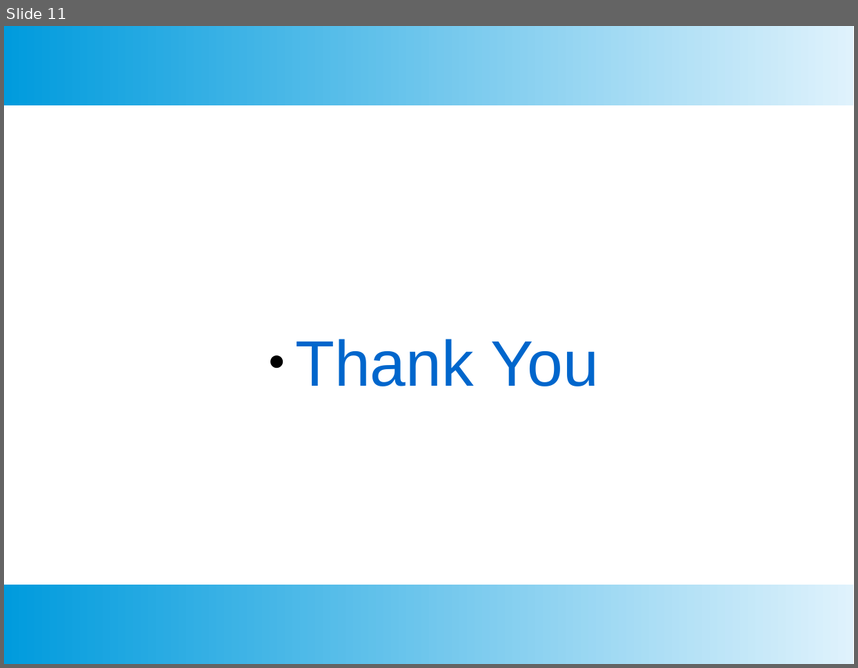
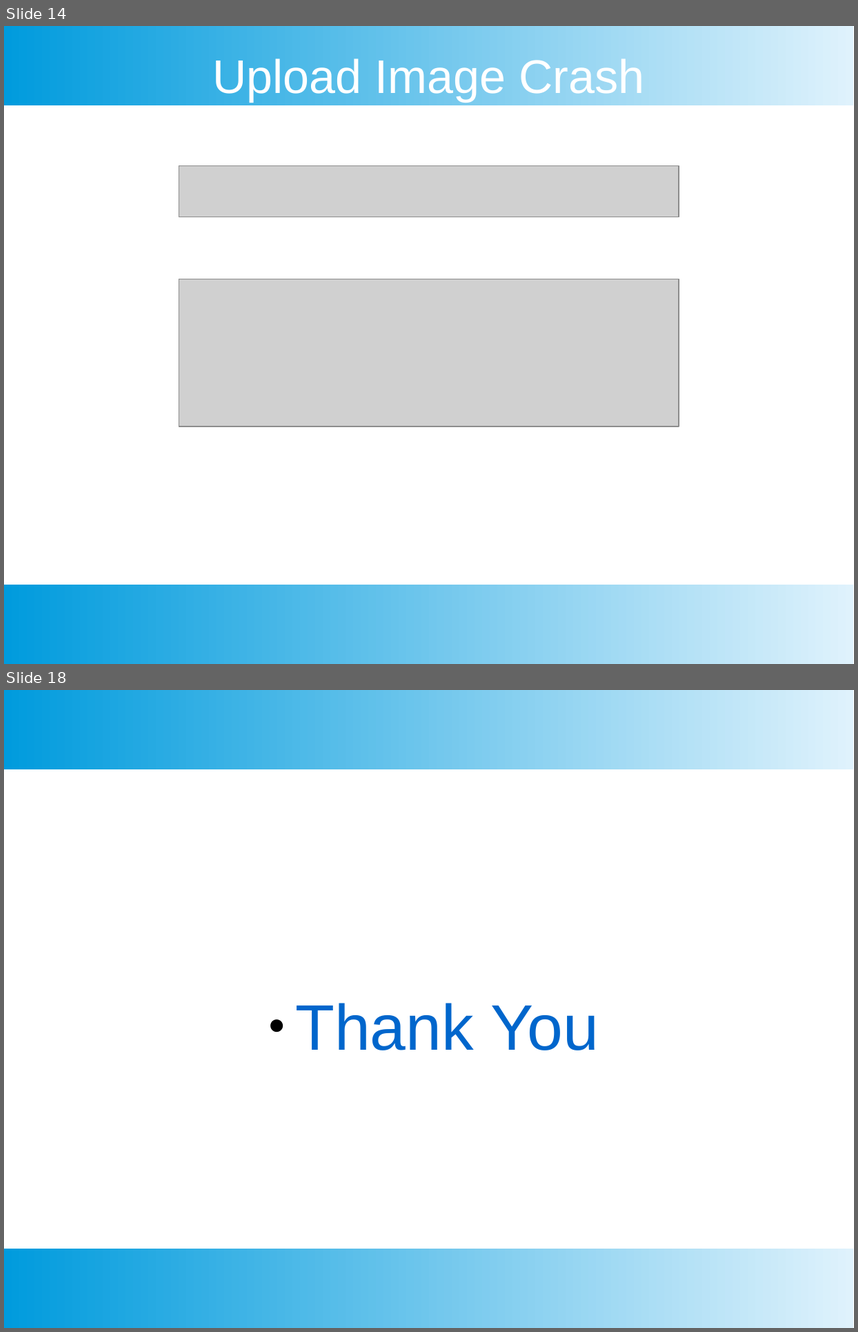
Before and after one commit to Dowens00/veteransmuseum, a slide deck: MiscFiles/Final Presentation V2.pptx. Shown one above the other, each under a label of ours: slide 11 before the commit, slides 14 and 18 after it; the slides between them are not shown. The pictures are 858x668 and 858x1332 pixels, drawn with LibreOffice and Linux fonts; fonts in the diff are those of the drawing; grey boxes stand for pictures. Boxes give left, top, right and bottom in pixels: in the first picture for what was removed or moved away, otherwise in the second. Text is boxed around its words. In the diff, an @@ line names an element or a change of style, - is before the commit and + after.

```diff
--- a/MiscFiles/Final Presentation V2.pptx
+++ b/MiscFiles/Final Presentation V2.pptx
@@ slide 14 added at box(4, 26, 854, 664), background #FFFFFF; not listed: 2 template elements that a slide beside it also shows @@
@@ title added at box(212, 58, 644, 102), 44 pt, text #FFFFFF @@
+Upload Image Crash
@@ picture added at box(179, 165, 679, 217) @@
@@ picture added at box(179, 279, 679, 426) @@
@@ what was slide 11 is now slide 18 @@
```
Also in this commit, not shown: 6 other slides added.
